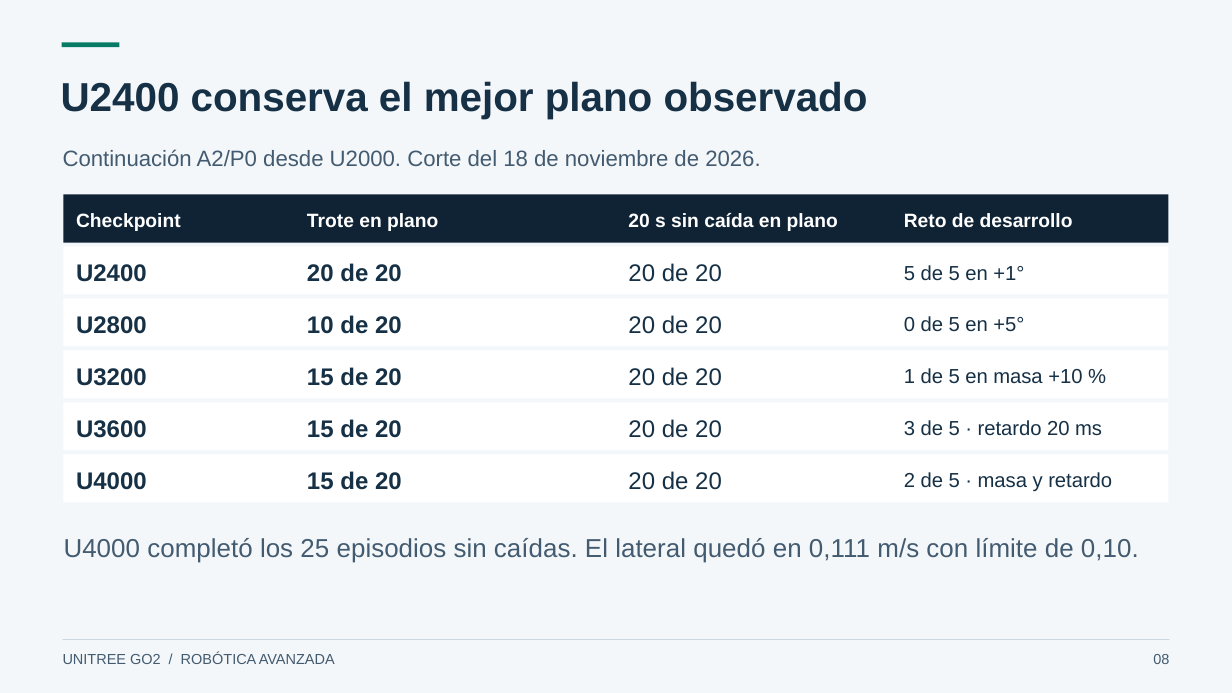
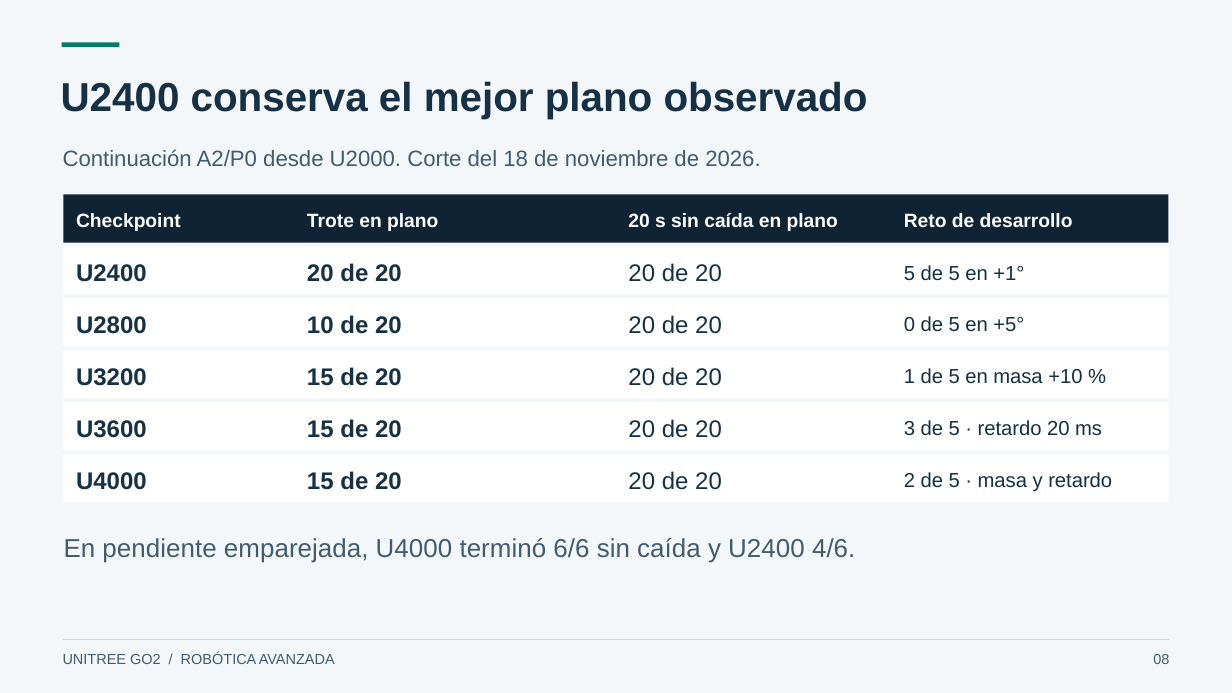
Before and after one commit to daca2022/go2-rl-deploy, a slide deck: slide 8 of docs/academico/Presentacion-Go2.pptx. Drawn at 1232x693 pixels with LibreOffice and Linux fonts; fonts in the diff are those of the drawing. Boxes give left, top, right and bottom in pixels: in the first picture for what was removed or moved away, otherwise in the second. Text is boxed around its words. In the diff, an @@ line names an element or a change of style, - is before the commit and + after.

```diff
--- a/docs/academico/Presentacion-Go2.pptx
+++ b/docs/academico/Presentacion-Go2.pptx
@@ text at (64, 538, 855, 563): text changed @@
-U4000 completó los 25 episodios sin caídas. El lateral quedó en 0,111 m/s con límite de 0,10.
+En pendiente emparejada, U4000 terminó 6/6 sin caída y U2400 4/6.
```
Also in this commit, not shown: 1 other slide changed, 12 other files.
